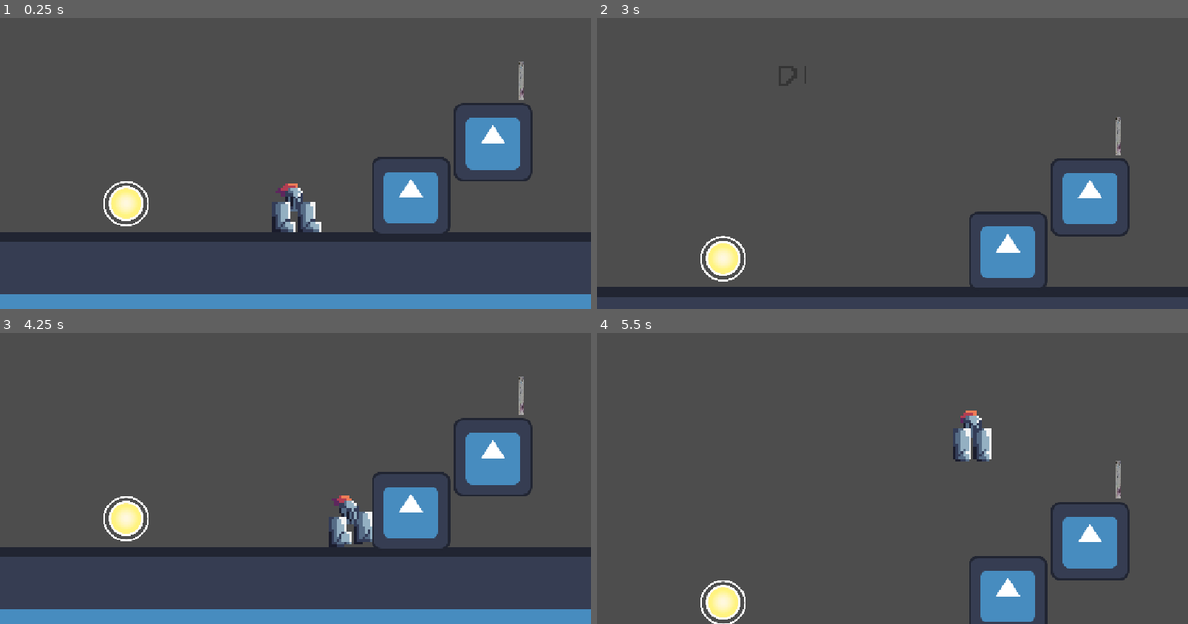
Above: before the commit, frames 1-4 (two rows, left to right).
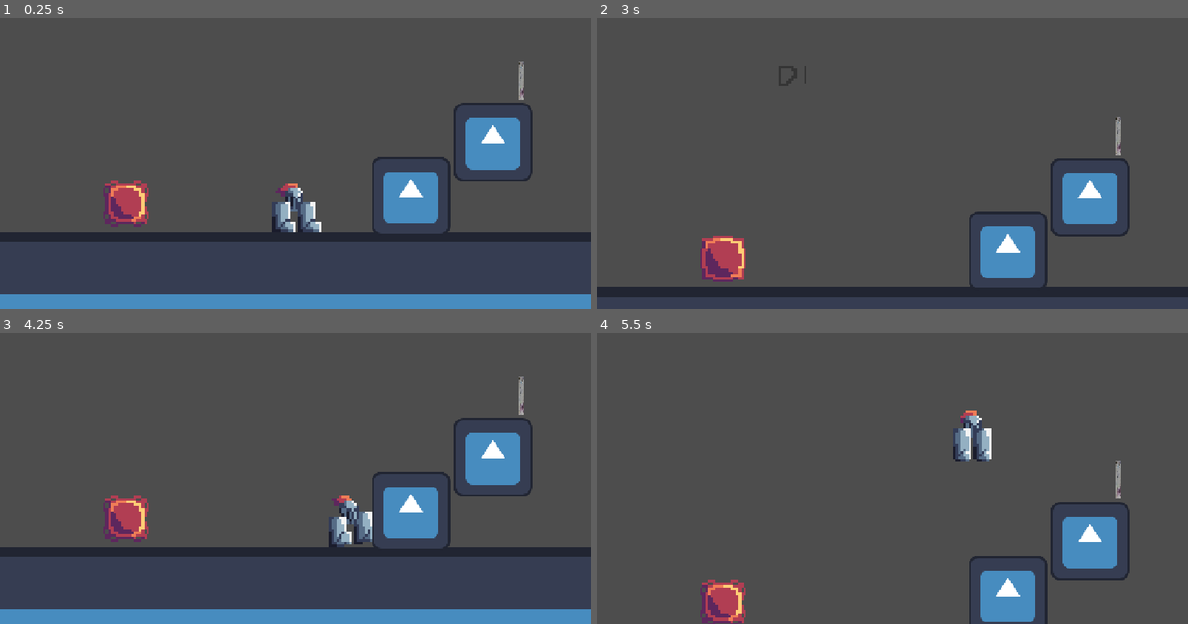
Above: after the commit, the same moments.

Repository: Nukkao/haven-2026
Game: Godot game, scene res://scenes/game.tscn
Same seed, same stepped clock (60 frames per second), same inputs: the game is played once before the commit and once after it. The engine's default icon, where the game draws it, is replaced by a stand-in: a white triangle on a blue panel in a dark square.
Inputs:
- Up to frame 1 (0.25 s): no input
- Up to frame 2 (3 s): tap Enter (ui_accept) at 0.5, 0.77, 1.52 s; hold Right (ui_right) 0.53-2.03 s; tap Shift (dash) every 0.75 s from 0.6 to 2.85 s; hold Left (ui_left) 2.03-2.78 s; hold Right (ui_right) from 2.78 s (still down)
- Up to frame 3 (4.25 s): keep holding Right (ui_right); tap Enter (ui_accept) at 3.02, 3.77 s; tap Shift (dash) at 3.6 s
- Up to frame 4 (5.5 s): release Right (ui_right) at 4.28 s; hold Left (ui_left) 4.28-5.03 s; tap Shift (dash) at 4.35, 5.1 s; tap Enter (ui_accept) at 4.52 s; hold Right (ui_right) from 5.03 s (still down)

The runs differ from the first frame. In frame 1, 1.1% of the frame differs, in the area x 17-26%, y 55-72%; in frame 2, 1.1%, in the area x 17-26%, y 74-91%; in frame 3, 1.1%; in frame 4, 1.1%.

Commit message:
linked orb animation

Diff:
--- a/scenes/game.tscn
+++ b/scenes/game.tscn
@@ -3,7 +3,7 @@
 [ext_resource type="PackedScene" uid="uid://3fkq6q5xrlmw" path="res://scenes/player.tscn" id="1_uwrxv"]
 [ext_resource type="Texture2D" uid="uid://cptxo6oolv5hg" path="res://animations/Screenshot 2026-09-24 at 07.50.37.png" id="3_lbhrr"]
 [ext_resource type="Texture2D" uid="uid://bfi66mrq0wc2s" path="res://icon.svg" id="3_lnu2h"]
-[ext_resource type="Texture2D" uid="uid://cxj5vhaccs51k" path="res://sprites/gdorb.png" id="4_lbhrr"]
+[ext_resource type="Texture2D" uid="uid://cl517w62q2haf" path="res://animations/orbanimationgrid.png" id="4_lbhrr"]
 
 [sub_resource type="GDScript" id="GDScript_yqjtg"]
 script/source = "extends Camera2D
@@ -42,6 +42,42 @@
 
 [sub_resource type="CircleShape2D" id="CircleShape2D_g4v7s"]
 radius = 6.0827627
+
+[sub_resource type="AtlasTexture" id="AtlasTexture_iywne"]
+atlas = ExtResource("4_lbhrr")
+region = Rect2(0, 0, 20, 20)
+
+[sub_resource type="AtlasTexture" id="AtlasTexture_p57ef"]
+atlas = ExtResource("4_lbhrr")
+region = Rect2(20, 0, 20, 20)
+
+[sub_resource type="AtlasTexture" id="AtlasTexture_u5sy4"]
+atlas = ExtResource("4_lbhrr")
+region = Rect2(40, 0, 20, 20)
+
+[sub_resource type="AtlasTexture" id="AtlasTexture_gee14"]
+atlas = ExtResource("4_lbhrr")
+region = Rect2(60, 0, 20, 20)
+
+[sub_resource type="SpriteFrames" id="SpriteFrames_g4v7s"]
+animations = [{
+"frames": [{
+"duration": 1.0,
+"texture": SubResource("AtlasTexture_iywne")
+}, {
+"duration": 1.0,
+"texture": SubResource("AtlasTexture_p57ef")
+}, {
+"duration": 1.0,
+"texture": SubResource("AtlasTexture_u5sy4")
+}, {
+"duration": 1.0,
+"texture": SubResource("AtlasTexture_gee14")
+}],
+"loop": 1,
+"name": &"default",
+"speed": 6.0
+}]
 
 [node name="Game" type="Node2D" unique_id=805192047]
 
@@ -110,16 +146,17 @@
 scale = Vector2(0.21, 0.21)
 texture = ExtResource("3_lbhrr")
 
-[node name="Area2D" type="Area2D" parent="." unique_id=1907038812]
+[node name="orb" type="Area2D" parent="." unique_id=1907038812]
 
-[node name="CollisionShape2D" type="CollisionShape2D" parent="Area2D" unique_id=2030670392]
+[node name="CollisionShape2D" type="CollisionShape2D" parent="orb" unique_id=2030670392]
 position = Vector2(-66, -11)
 shape = SubResource("CircleShape2D_g4v7s")
 
-[node name="Sprite2D" type="Sprite2D" parent="Area2D" unique_id=1338197717]
-position = Vector2(-66.00001, -11)
-scale = Vector2(0.046442058, 0.045667063)
-texture = ExtResource("4_lbhrr")
+[node name="AnimatedSprite2D" type="AnimatedSprite2D" parent="orb" unique_id=1560039840]
+position = Vector2(-66, -11)
+sprite_frames = SubResource("SpriteFrames_g4v7s")
+autoplay = "default"
+frame_progress = 0.36801124
 
 [connection signal="body_entered" from="spike" to="Player" method="_on_spike_body_entered"]
-[connection signal="body_entered" from="Area2D" to="Player" method="_on_area_2d_body_entered"]
+[connection signal="body_entered" from="orb" to="Player" method="_on_area_2d_body_entered"]
--- a/scenes/player.tscn
+++ b/scenes/player.tscn
@@ -146,9 +146,9 @@
 "duration": 1.0,
 "texture": SubResource("AtlasTexture_tuyoq")
 }],
-"loop": 1,
+"loop": 0,
 "name": &"dash",
-"speed": 50.0
+"speed": 30.0
 }, {
 "frames": [{
 "duration": 1.0,
